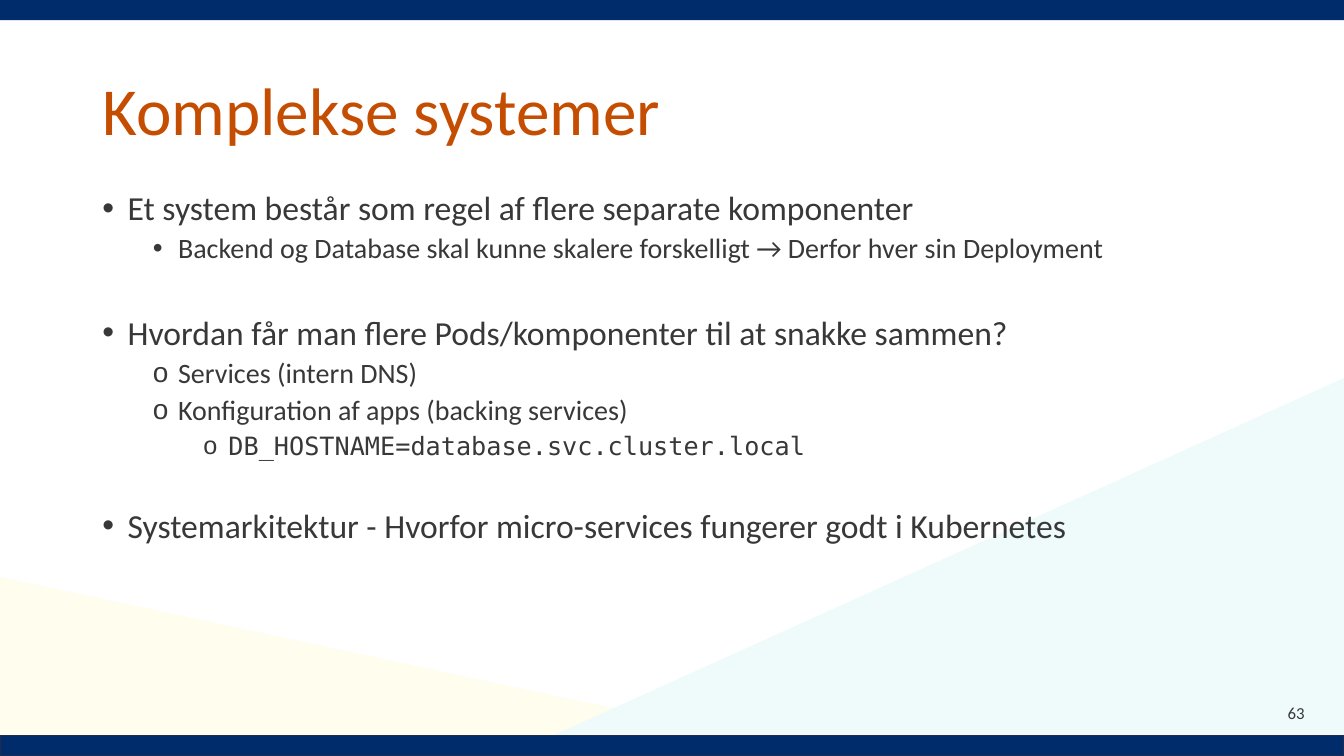
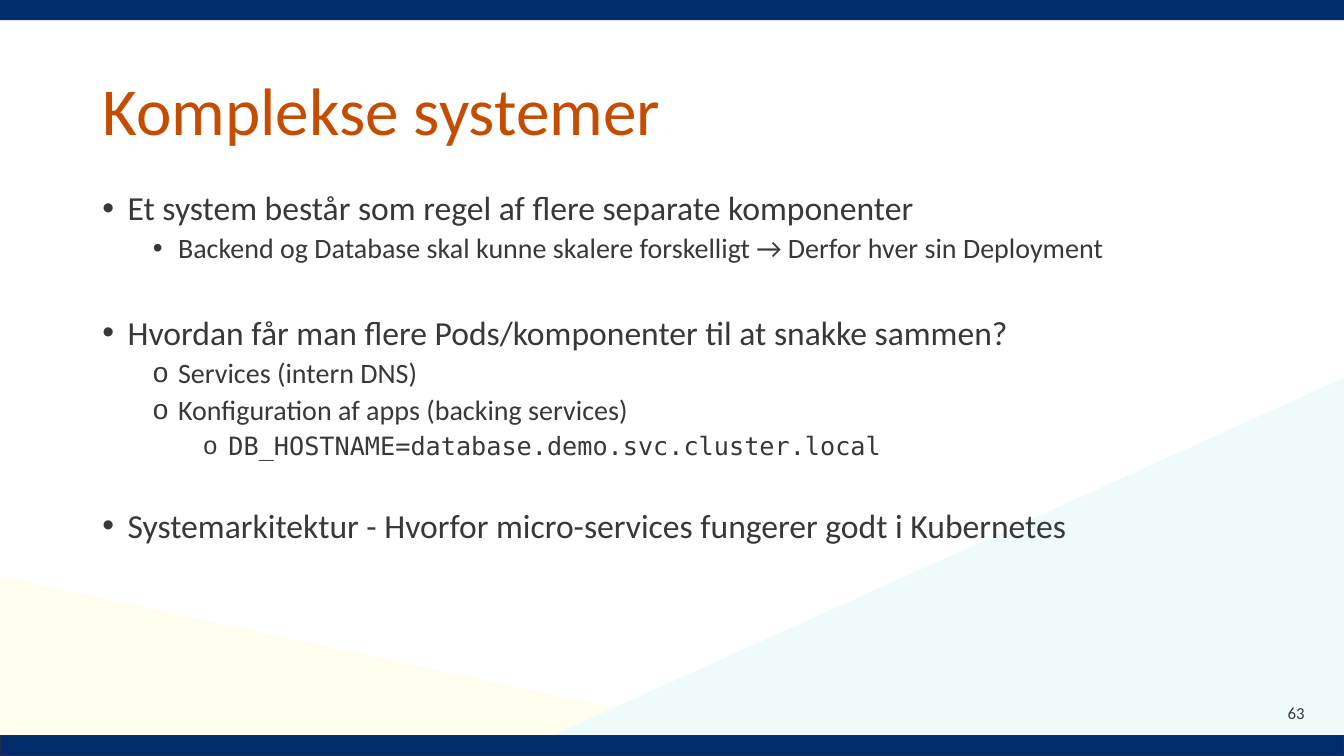
Before and after one commit to Notalib/workshop-kubernetes, a slide deck: slide 63 of Kubernetes_workshop.pptx. Drawn at 1344x756 pixels with LibreOffice and Linux fonts; fonts in the diff are those of the drawing; background and template pictures are left out. Boxes give left, top, right and bottom in pixels: in the first picture for what was removed or moved away, otherwise in the second. Text is boxed around its words. In the diff, an @@ line names an element or a change of style, - is before the commit and + after.

```diff
--- a/Kubernetes_workshop.pptx
+++ b/Kubernetes_workshop.pptx
@@ text at box(228, 435, 880, 461): text changed @@
-    o DB_HOSTNAME=database.svc.cluster.local
+    o DB_HOSTNAME=database.demo.svc.cluster.local
```
Also in this commit, not shown: 7 other slides changed.
